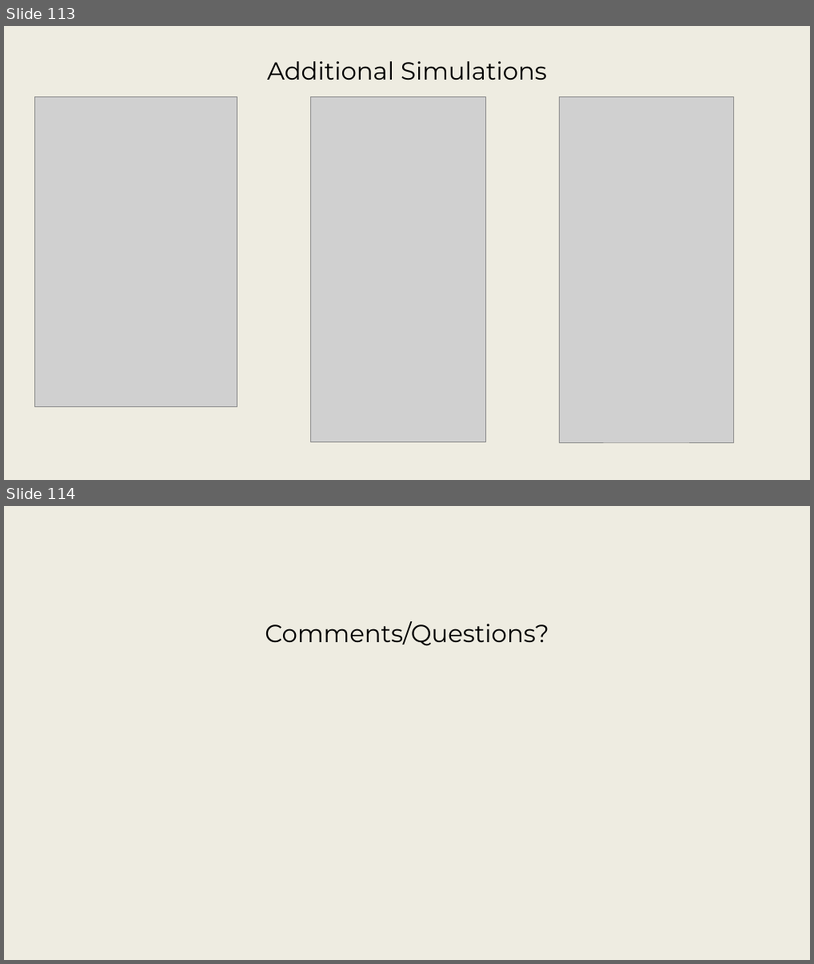
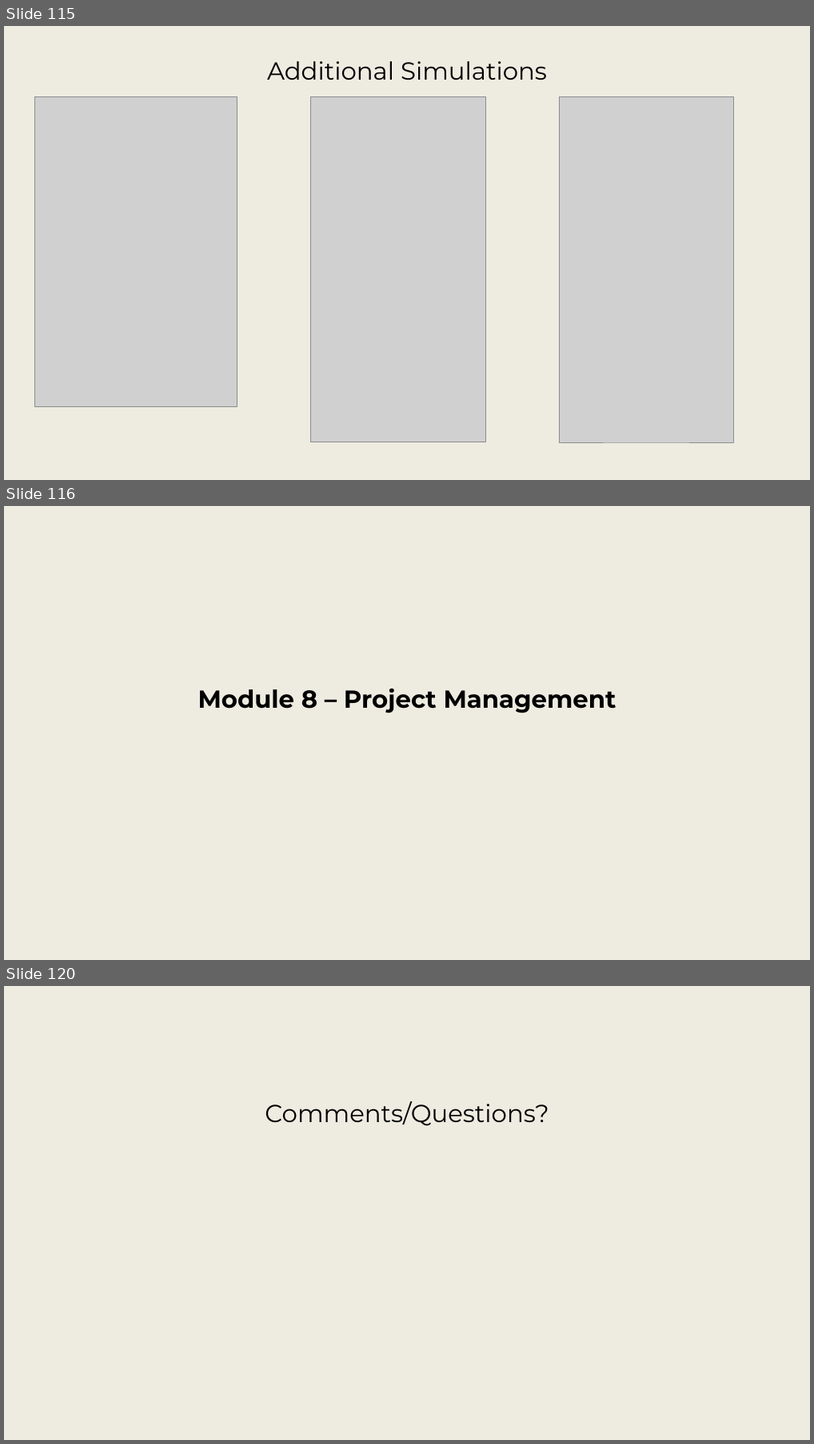
Before and after one commit to srudder16/Lifecycle_Modeling, a slide deck: 2025_WSRC/2026 WSRC Tutorial - 1.pptx. Shown one above the other, each under a label of ours: slides 113 and 114 before the commit, slides 115, 116 and 120 after it; the slides between them are not shown. The pictures are 814x964 and 814x1444 pixels, drawn with LibreOffice and Linux fonts; fonts in the diff are those of the drawing; grey boxes stand for pictures; background and template pictures are left out. Boxes give left, top, right and bottom in pixels: in the first picture for what was removed or moved away, otherwise in the second. Text is boxed around its words. In the diff, an @@ line names an element or a change of style, - is before the commit and + after.

```diff
--- a/2025_WSRC/2026 WSRC Tutorial - 1.pptx
+++ b/2025_WSRC/2026 WSRC Tutorial - 1.pptx
@@ slide 116 added at (4, 506, 810, 960), background picture (left out) @@
@@ title added at (198, 688, 617, 713), 29.3 pt, text #000000, bold @@
+Module 8 – Project Management
@@ what was slide 113 is now slide 115 @@
@@ what was slide 114 is now slide 120 @@
```
Also in this commit, not shown: 6 slides changed, 5 other slides added, 2 other files.
